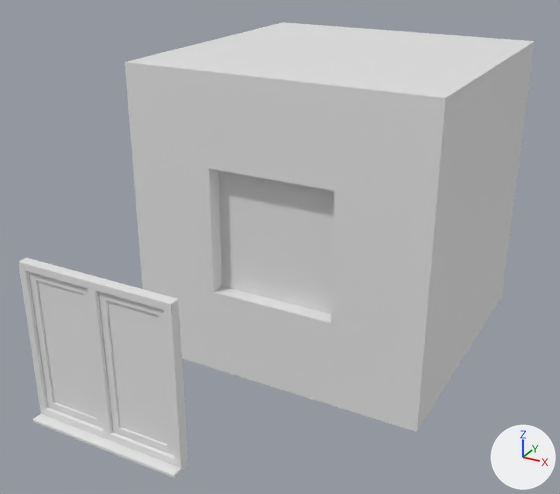
Renders of the FBX model data/Meshes/House/generic3x3x3_window_hole.fbx from each side of a commit.
Rendered twice from a 50 mm lens placed at (3.17, -7.07, 2.79), pointed at (-0.03, -1.26, -0.11). Lighting does not change. The marker at lower right points along +X, +Y and +Z. Where no turn or scale is listed for an object, it has been applied to the vertices. Vertices at the same position are counted once.
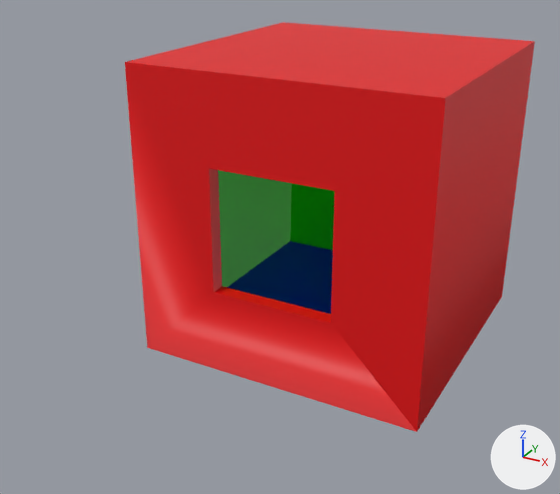
Changed parts and their boxes [x1, y1, x2, y2] in the pictures (560 x 494 px):
'Object_4', deleted
    before: [18, 258, 188, 478]
part 1 of me_cube_001, built on
    both: [218, 170, 335, 314]
part 2 of me_cube_001, recoloured (white to red)
    both: [125, 22, 535, 432]

Patch to the scene script:
```diff
--- a/data/Meshes/House/generic3x3x3_window_hole.fbx.py
+++ b/data/Meshes/House/generic3x3x3_window_hole.fbx.py
@@ mat_floor @@
+mat_floor = principled_material('Floor')
+mat_floor.base_color = (0.0, 0.00726, 0.8)  # blue #0015e7
@@ mat_inside @@
+mat_inside = principled_material('Inside')
+mat_inside.base_color = (0.00914, 0.8, 0.0)  # green #18e700
@@ mat_outside_002 @@
+mat_outside_002 = principled_material('Outside.002')
+mat_outside_002.base_color = (0.8, 0.0, 0.00149)  # red #e70005
@@ me_cube_001 @@
 # used by ob_cube; location = (0.0, 0.0, 0.0)
-me_cube_001.from_pydata(...)  # 16 vertices, 12 faces; spans x -1.5..1.5, y -1.5..1.5, z -1.5..1.5
+me_cube_001.from_pydata(...)  # 24 vertices, 20 faces; spans x -1.5..1.5, y -1.5..1.5, z -1.5..1.5
+# me_cube_001 part 1
+# 2 faces are deleted
+# 8 vertices are added at x -1.25..1.25, y -1.35..1.33, z -1.25..1.25
+# 8 new faces join them, mat_inside (green #18e700)
+# 1 new face joins them, mat_outside_002 (red #e70005)
+# 1 new face joins them, mat_floor (blue #0015e7)
+# me_cube_001 part 2: 11 faces spanning x -1.5..1.5, y -1.5..1.5, z -1.5..1.5 switch from mat_material_001 (white #e7e7e7) to mat_outside_002 (red #e70005)
+me_cube_001.materials.append(mat_inside)  # green #18e700
+me_cube_001.materials.append(mat_floor)  # blue #0015e7
@@ ob_object_4 @@
-ob_object_4 = bpy.data.objects.new('Object_4', me_object_0)
-ob_object_4.location = (0.0, -3.751, 0.0)
```
